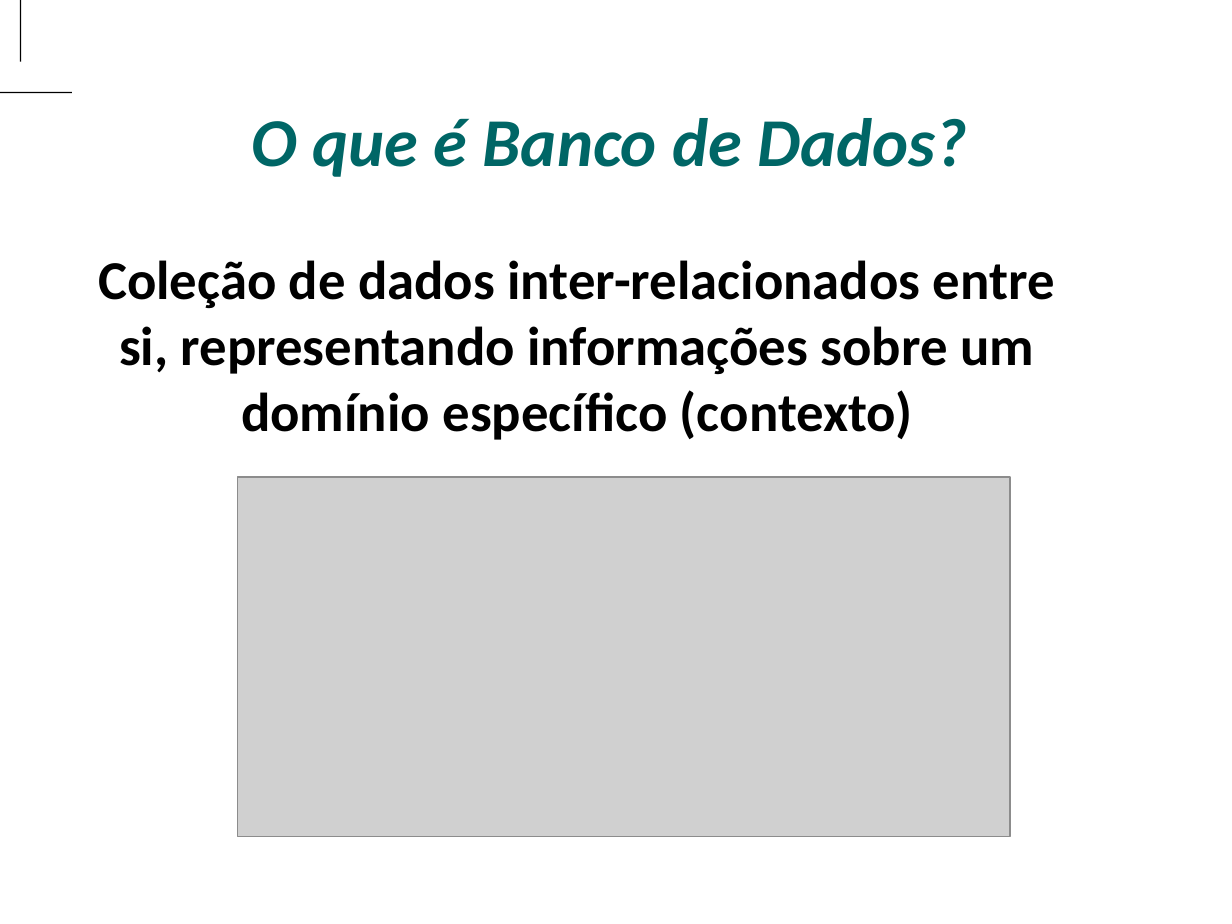
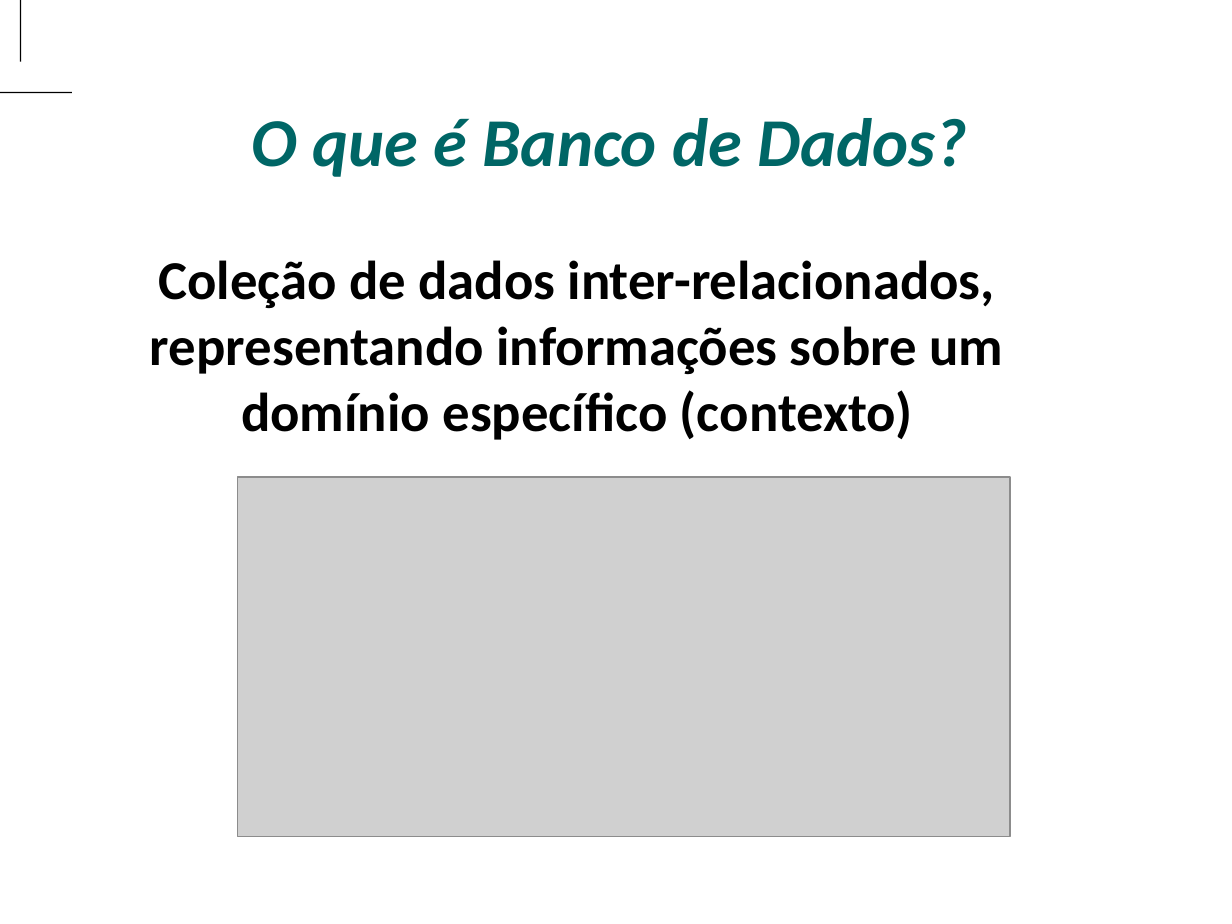
Before and after one commit to antoniomralmeida/bd, a slide deck: slide 6 of BANCO DE DADOS.pptx. Drawn at 1232x924 pixels with LibreOffice and Linux fonts; fonts in the diff are those of the drawing; grey boxes stand for pictures; background and template pictures are left out. Boxes give left, top, right and bottom in pixels: in the first picture for what was removed or moved away, otherwise in the second. Text is boxed around its words. In the diff, an @@ line names an element or a change of style, - is before the commit and + after.

```diff
--- a/BANCO DE DADOS.pptx
+++ b/BANCO DE DADOS.pptx
@@ text at (x1=150, y1=260, x2=1003, y2=440): text changed @@
-Coleção de dados inter-relacionados entre si, representando informações sobre um domínio específico (contexto)
+Coleção de dados inter-relacionados, representando informações sobre um domínio específico (contexto)
```
Also in this commit, not shown: 3 other slides changed, 13 slides added.
